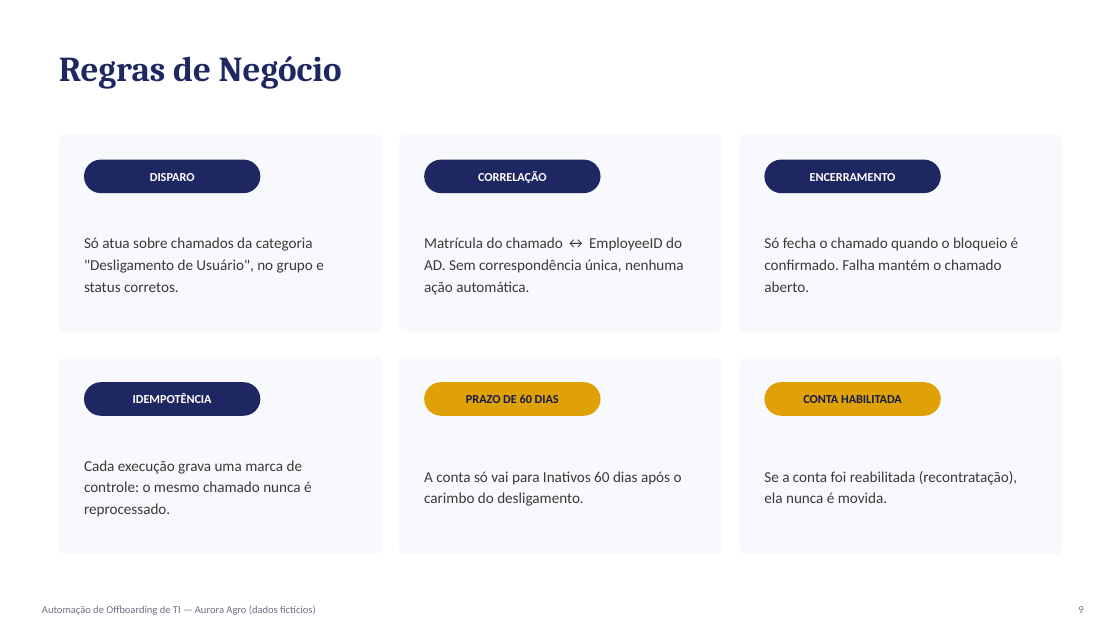
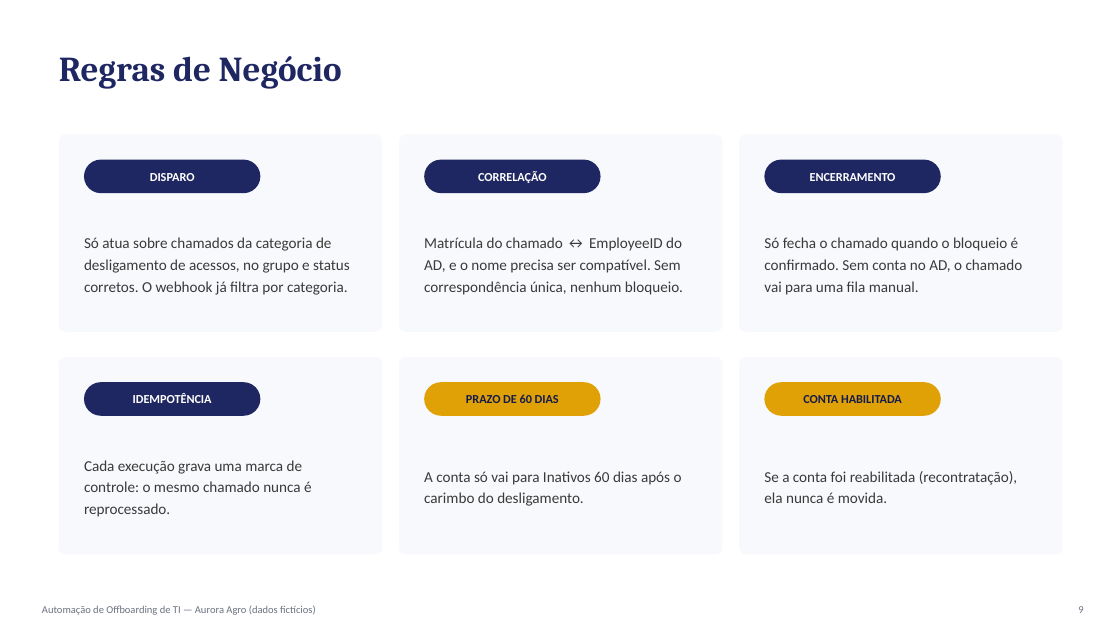
Before and after one commit to EdPelegrini/DesligamentoUsuario-DeskManager-EntraID-AD, a slide deck: slide 9 of Automacao_Offboarding_Apresentacao_v2.pptx. Drawn at 1120x630 pixels with LibreOffice and Linux fonts; fonts in the diff are those of the drawing. Boxes give left, top, right and bottom in pixels: in the first picture for what was removed or moved away, otherwise in the second. Text is boxed around its words. In the diff, an @@ line names an element or a change of style, - is before the commit and + after.

```diff
--- a/Automacao_Offboarding_Apresentacao_v2.pptx
+++ b/Automacao_Offboarding_Apresentacao_v2.pptx
@@ text at (84,237,350,295): text changed @@
-Só atua sobre chamados da categoria "Desligamento de Usuário", no grupo e status corretos.
+Só atua sobre chamados da categoria de desligamento de acessos, no grupo e status corretos. O webhook já filtra por categoria.
@@ text at (424,237,683,295): text changed @@
-Matrícula do chamado ↔ EmployeeID do AD. Sem correspondência única, nenhuma ação automática.
+Matrícula do chamado ↔ EmployeeID do AD, e o nome precisa ser compatível. Sem correspondência única, nenhum bloqueio.
@@ text at (764,237,1023,295): text changed @@
-Só fecha o chamado quando o bloqueio é confirmado. Falha mantém o chamado aberto.
+Só fecha o chamado quando o bloqueio é confirmado. Sem conta no AD, o chamado vai para uma fila manual.
```
Also in this commit, not shown: 5 other slides changed, 3 slides added.
